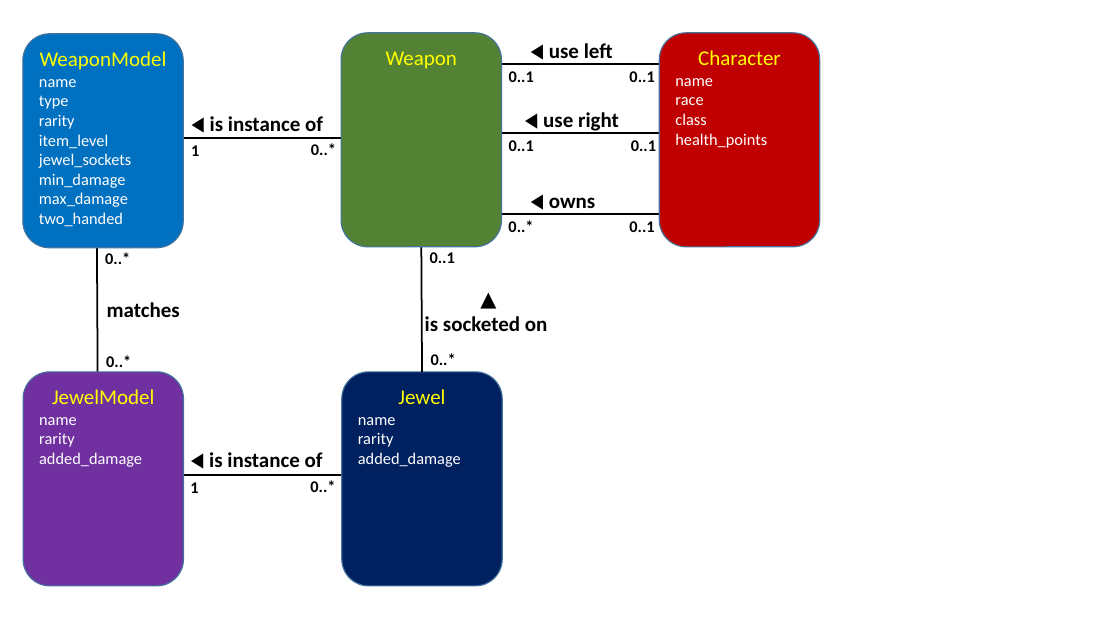
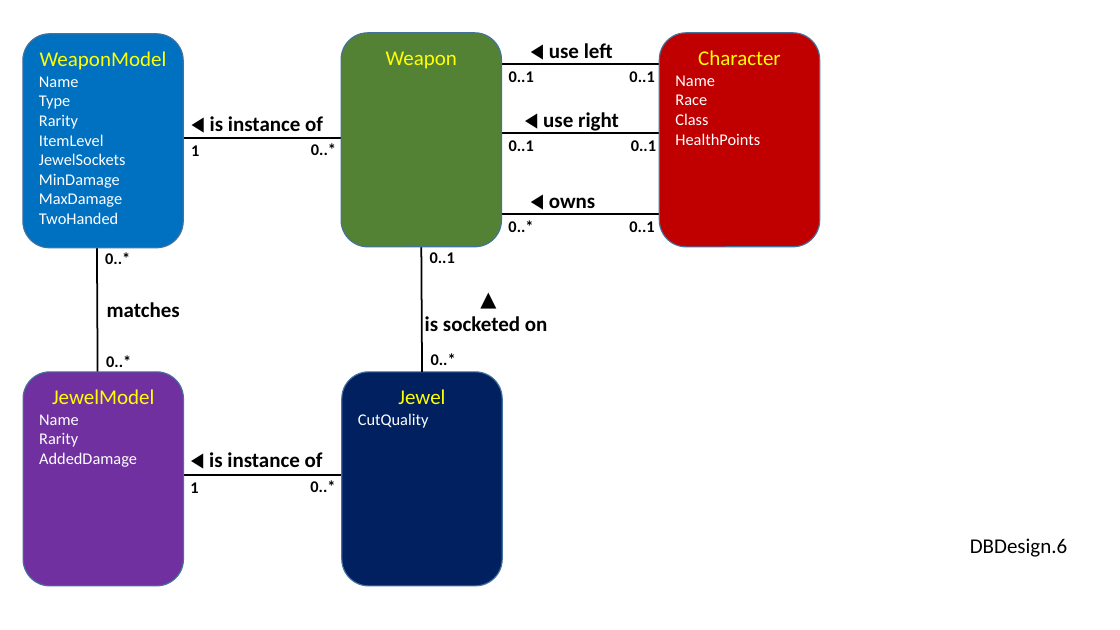
Before and after one commit to perl-easj/OOProg, a slide deck: slide 6 of Chap/DB/Presentations/DomainModels.pptx. Drawn at 1120x630 pixels with LibreOffice and Linux fonts; fonts in the diff are those of the drawing. Boxes give left, top, right and bottom in pixels: in the first picture for what was removed or moved away, otherwise in the second. Text is boxed around its words. In the diff, an @@ line names an element or a change of style, - is before the commit and + after.

```diff
--- a/Chap/DB/Presentations/DomainModels.pptx
+++ b/Chap/DB/Presentations/DomainModels.pptx
@@ text in rounded rectangle at [39, 76, 126, 224]: text changed @@
-name
-type
-rarity
-item_level
-jewel_sockets
-min_damage
-max_damage
-two_handed
+Name
+Type
+Rarity
+ItemLevel
+JewelSockets
+MinDamage
+MaxDamage
+TwoHanded
@@ text in rounded rectangle at [675, 75, 760, 145]: text changed @@
-name
-race
-class
-health_points
+Name
+Race
+Class
+HealthPoints
@@ text in rounded rectangle at [39, 414, 137, 467]: text changed @@
-name
-rarity
-added_damage
+Name
+Rarity
+AddedDamage
@@ text in rounded rectangle at [358, 413, 429, 428]: text changed @@
-name
-rarity
-added_damage
+CutQuality
@@ text added at [970, 538, 1067, 557], 18 pt, text #000000 @@
+DBDesign.6
```
Also in this commit, not shown: 5 other slides changed, 4 other files.
